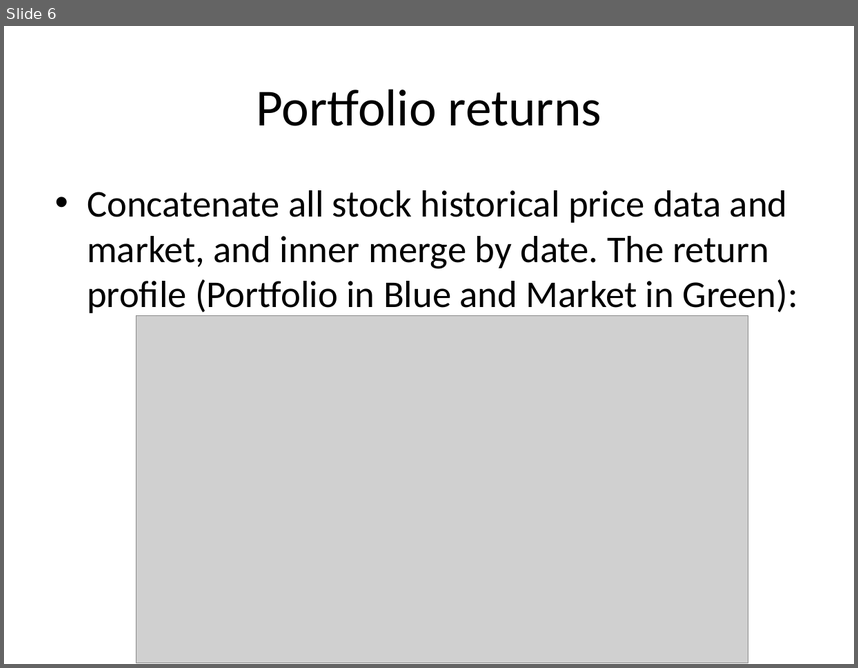
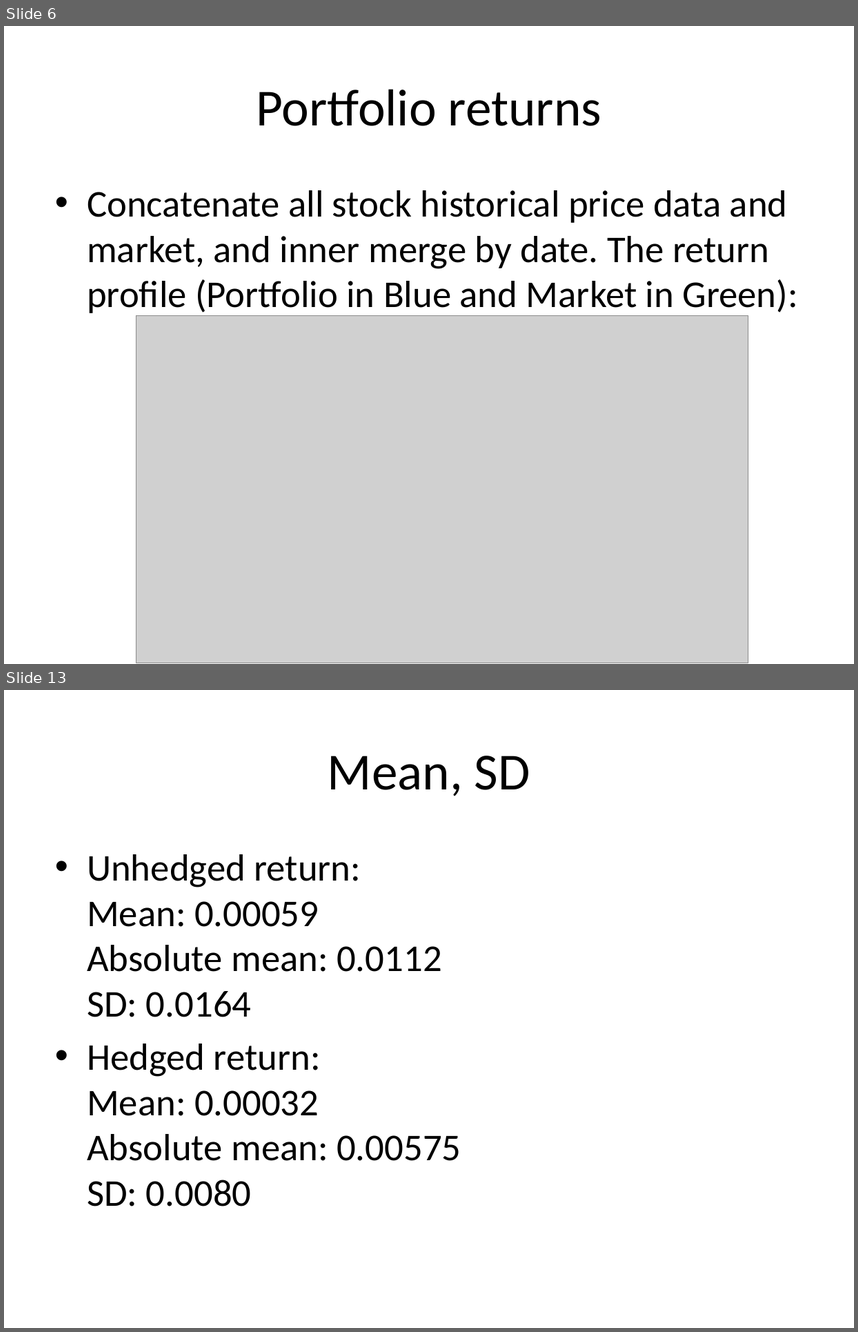
Before and after one commit to AC297R-Project/AC297_beta, a slide deck: work/Tang/Eval2_Tang.pptx. Shown one above the other, each under a label of ours: slide 6 before the commit, slides 6 and 13 after it; the slides between them are not shown. The pictures are 858x668 and 858x1332 pixels, drawn with LibreOffice and Linux fonts; fonts in the diff are those of the drawing; grey boxes stand for pictures. Boxes give left, top, right and bottom in pixels: in the first picture for what was removed or moved away, otherwise in the second. Text is boxed around its words. In the diff, an @@ line names an element or a change of style, - is before the commit and + after.

```diff
--- a/work/Tang/Eval2_Tang.pptx
+++ b/work/Tang/Eval2_Tang.pptx
@@ slide 13 added at <box>4,690,854,1328</box>, background #FFFFFF @@
@@ title added at <box>328,756,530,796</box>, 44 pt, text #000000 @@
+Mean, SD
@@ text added at <box>87,854,461,1206</box>, 32 pt, text #000000 @@
+• Unhedged return:
+  Mean: 0.00059
+  Absolute mean: 0.0112
+  SD: 0.0164
+• Hedged return:
+  Mean: 0.00032
+  Absolute mean: 0.00575
+  SD: 0.0080
```
Also in this commit, not shown: 3 slides changed, 3 other slides added, 6 other files.
